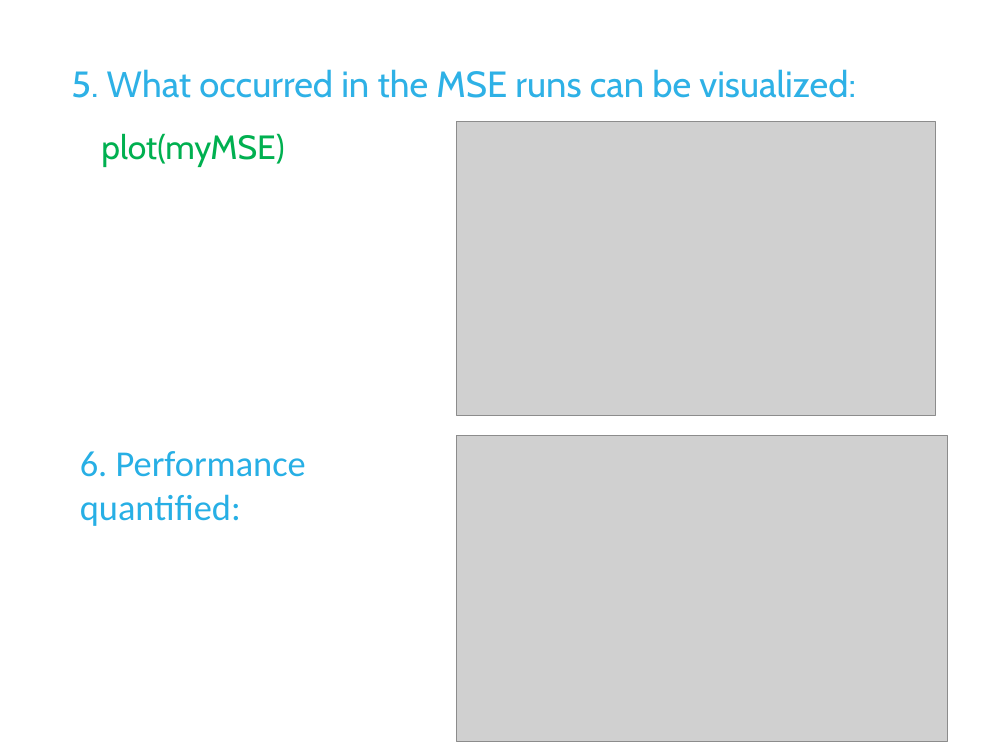
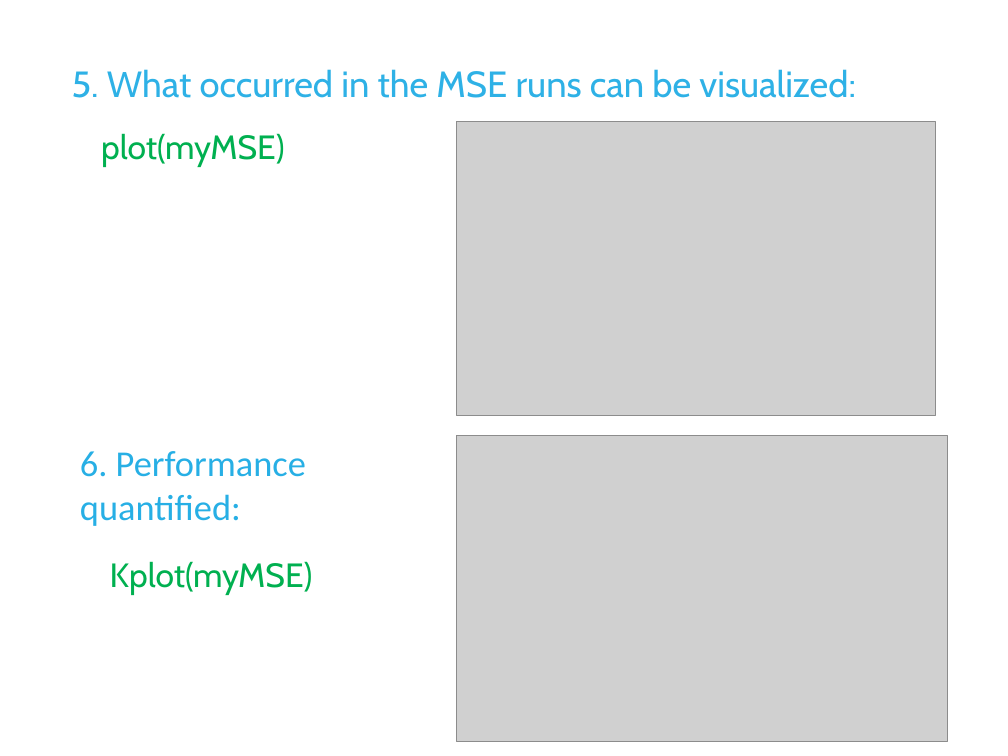
Before and after one commit to DLMtool/DLMDev, a slide deck: slide 8 of Disused code/Misc/Lectures/2 Running DLMtool/L2b Simple run of DLMtool.pptx. Drawn at 1008x756 pixels with LibreOffice and Linux fonts; fonts in the diff are those of the drawing; grey boxes stand for pictures; background and template pictures are left out. Boxes give left, top, right and bottom in pixels: in the first picture for what was removed or moved away, otherwise in the second. Text is boxed around its words. In the diff, an @@ line names an element or a change of style, - is before the commit and + after.

```diff
--- a/Disused code/Misc/Lectures/2 Running DLMtool/L2b Simple run of DLMtool.pptx
+++ b/Disused code/Misc/Lectures/2 Running DLMtool/L2b Simple run of DLMtool.pptx
@@ text added at (110,561,313,595), 24 pt, text #00B050 @@
+Kplot(myMSE)
```
Also in this commit, not shown: 2 other slides changed, 11 other files.
